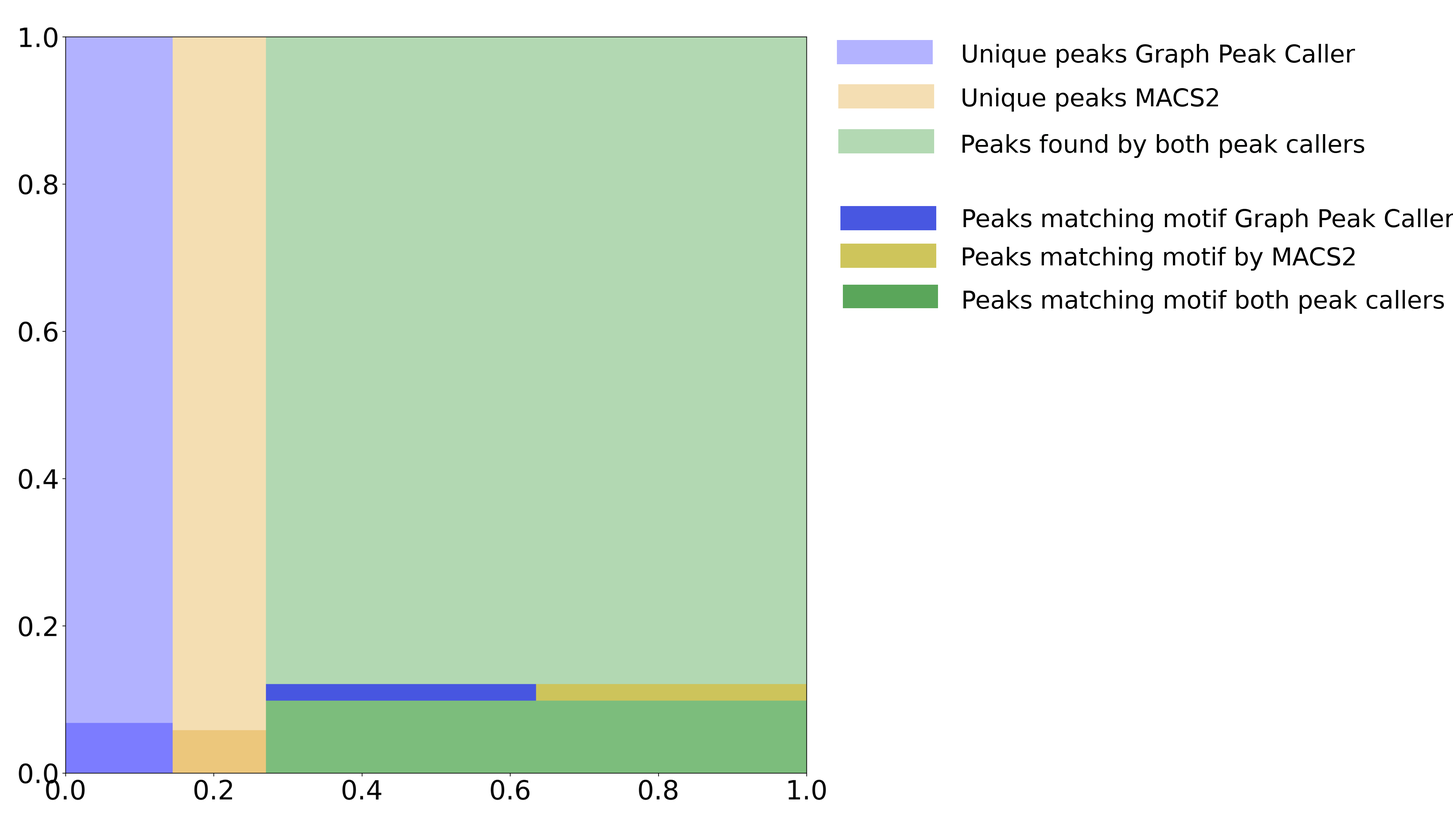
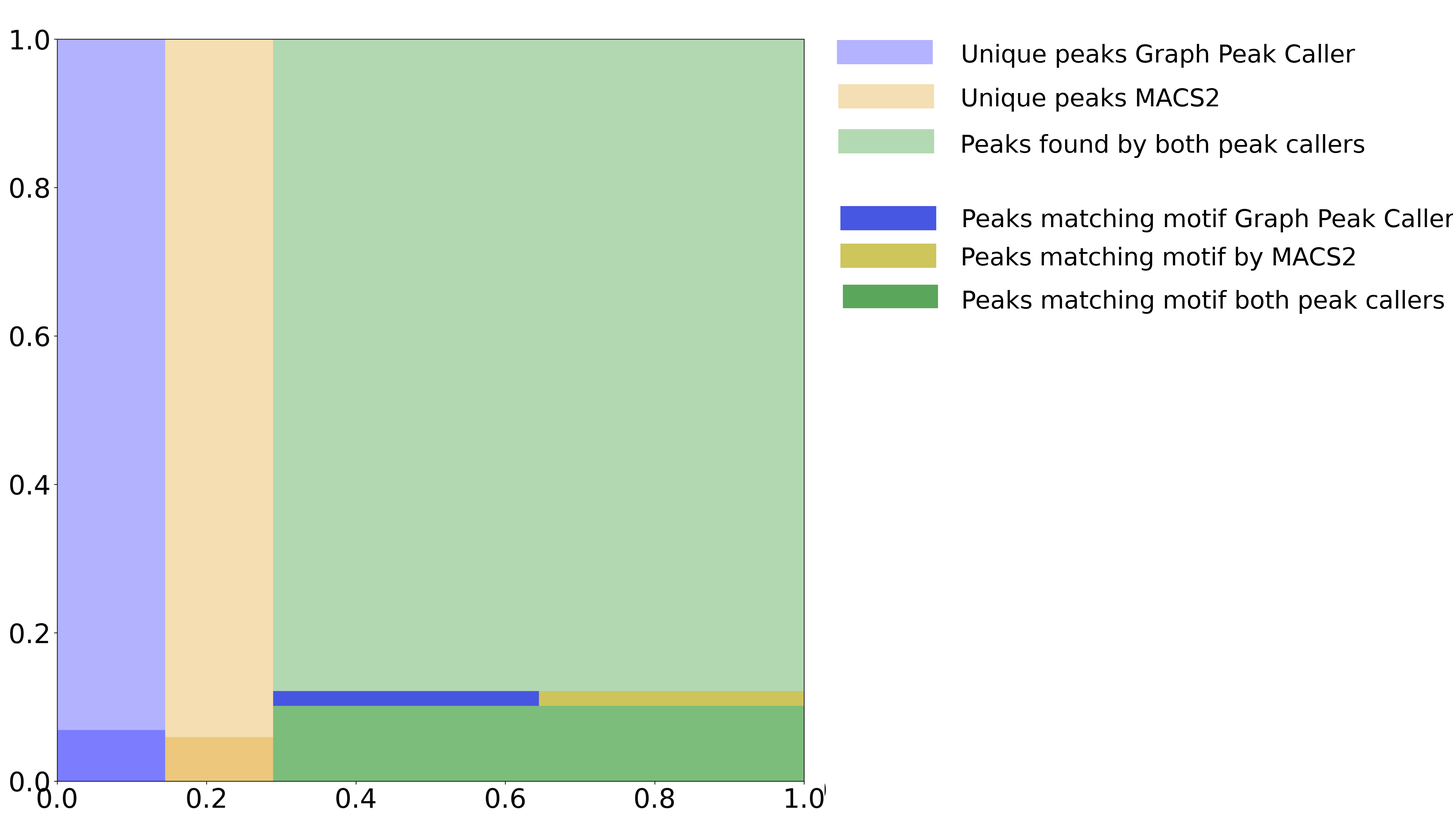
Layers edited between the first and the second w=1453, h=820 image:
added layer "Pasted Layer #3" above "Pasted Layer #2" over [9, 27, 825, 809]
